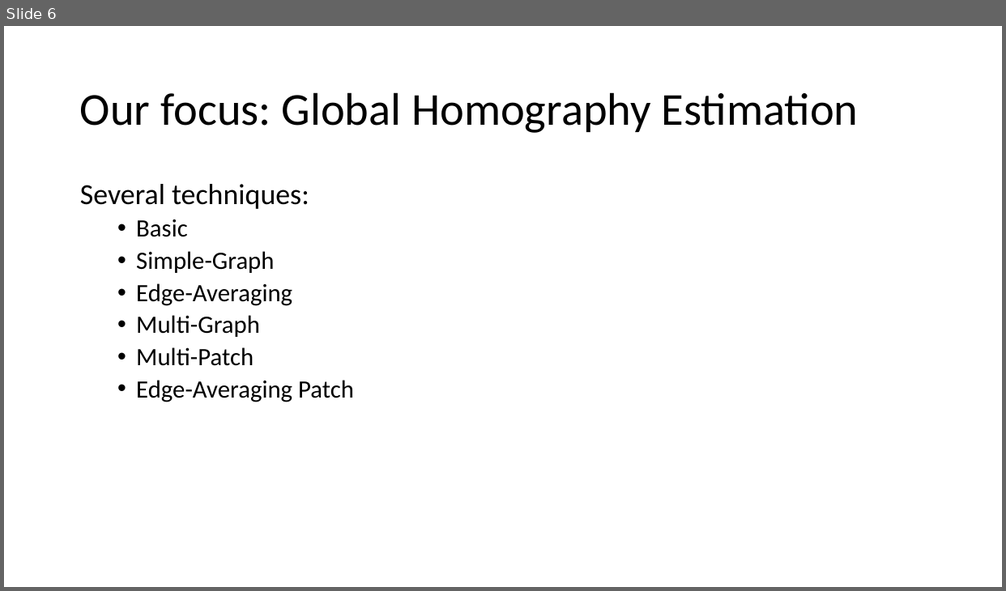
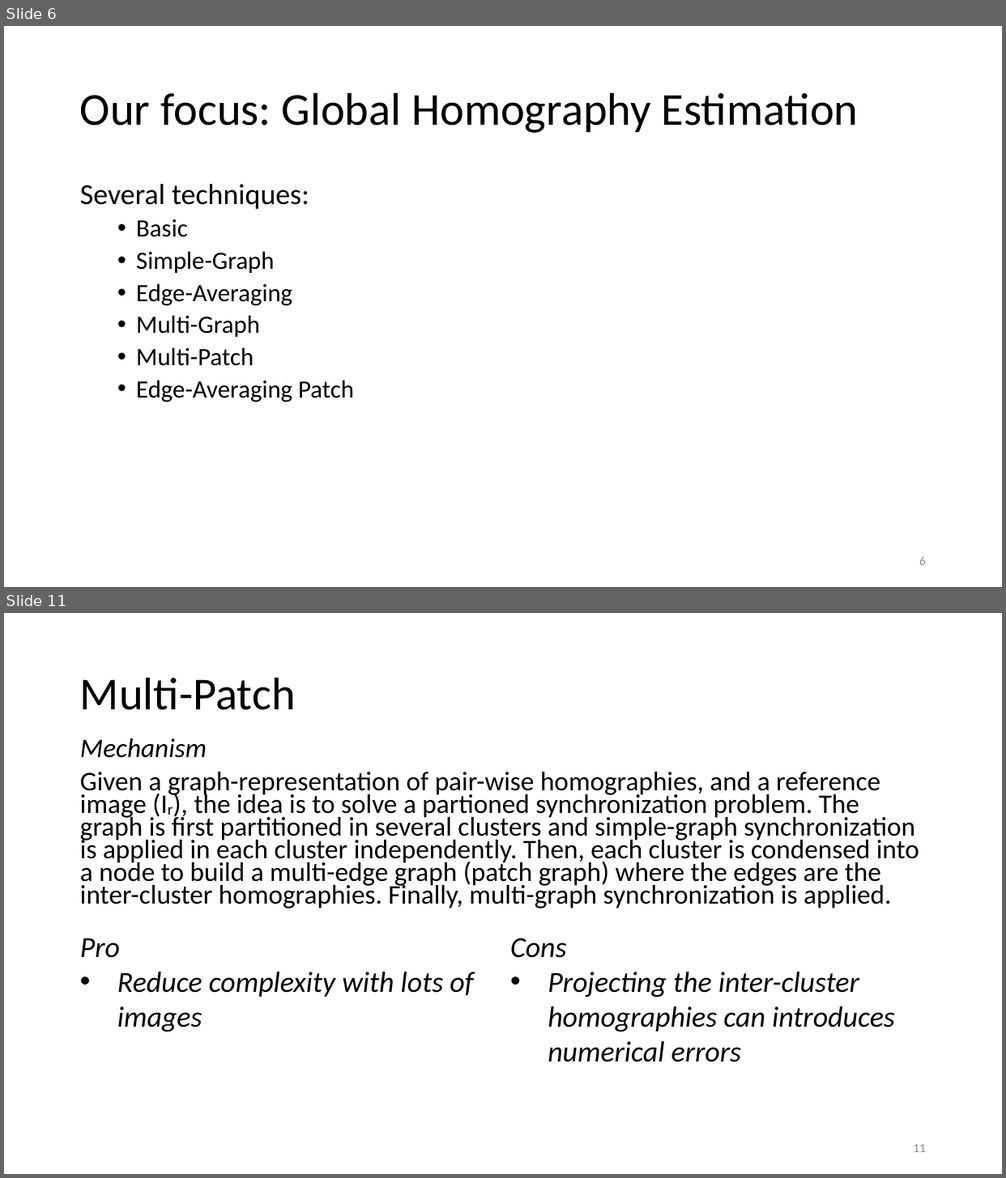
Before and after one commit to fasana-corrado/RGB-Mosaicing-via-Multigraph-Synchronization, a slide deck: presentation.pptx. Shown one above the other, each under a label of ours: slide 6 before the commit, slides 6 and 11 after it; the slides between them are not shown. The pictures are 1006x591 and 1006x1178 pixels, drawn with LibreOffice and Linux fonts; fonts in the diff are those of the drawing. Boxes give left, top, right and bottom in pixels: in the first picture for what was removed or moved away, otherwise in the second. Text is boxed around its words. In the diff, an @@ line names an element or a change of style, - is before the commit and + after.

Commit message:
Updated presentation, fixed multi-patch

```diff
--- a/presentation.pptx
+++ b/presentation.pptx
@@ slide 11 added at (4, 613, 1002, 1174), background #FFFFFF @@
@@ title added at (80, 677, 296, 710), 44 pt, text #000000 @@
+Multi-Patch
@@ text added at (80, 739, 919, 909), 25.9 pt, text #000000 @@
+Mechanism
+Given a graph-representation of pair-wise homographies, and a reference image (Ir), the idea is to solve a partioned synchronization problem. The graph is first partitioned in several clusters and simple-graph synchronization is applied in each cluster independently. Then, each cluster is condensed into a node to build a multi-edge graph (patch graph) where the edges are the inter-cluster homographies. Finally, multi-graph synchronization is applied.
@@ text added at (80, 939, 473, 1032), 28 pt, text #000000, italic @@
+Pro
+• Reduce complexity with lots of images
@@ text added at (510, 938, 895, 1063), 28 pt, text #000000, italic @@
+Cons
+• Projecting the inter-cluster homographies can introduces numerical errors
@@ page number added at (913, 1144, 926, 1152), 12 pt, text #8C8C8C @@
+11
@@ slide 6 changed as well @@
@@ page number added at (919, 557, 926, 565), 12 pt, text #8C8C8C @@
+6
```
Also in this commit, not shown: 5 other slides changed, 11 other slides added, 1 slide removed, 10 other files.
